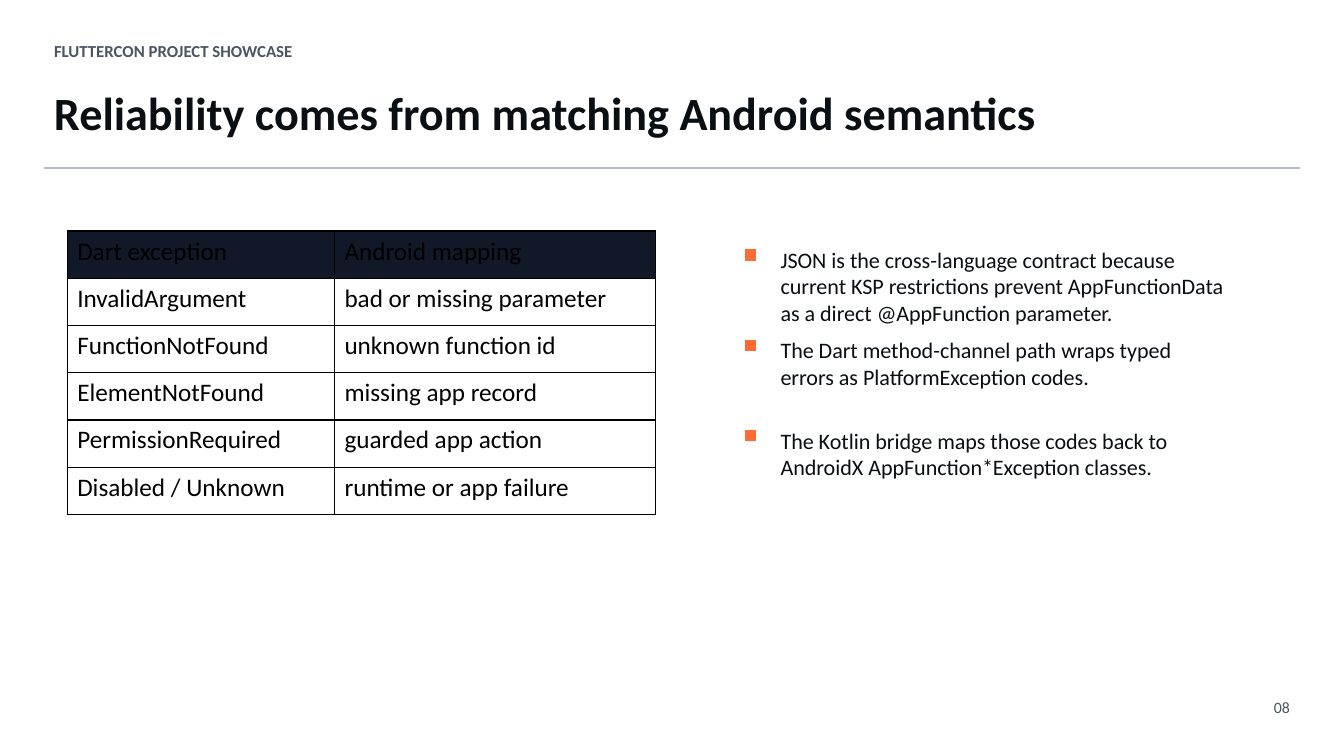
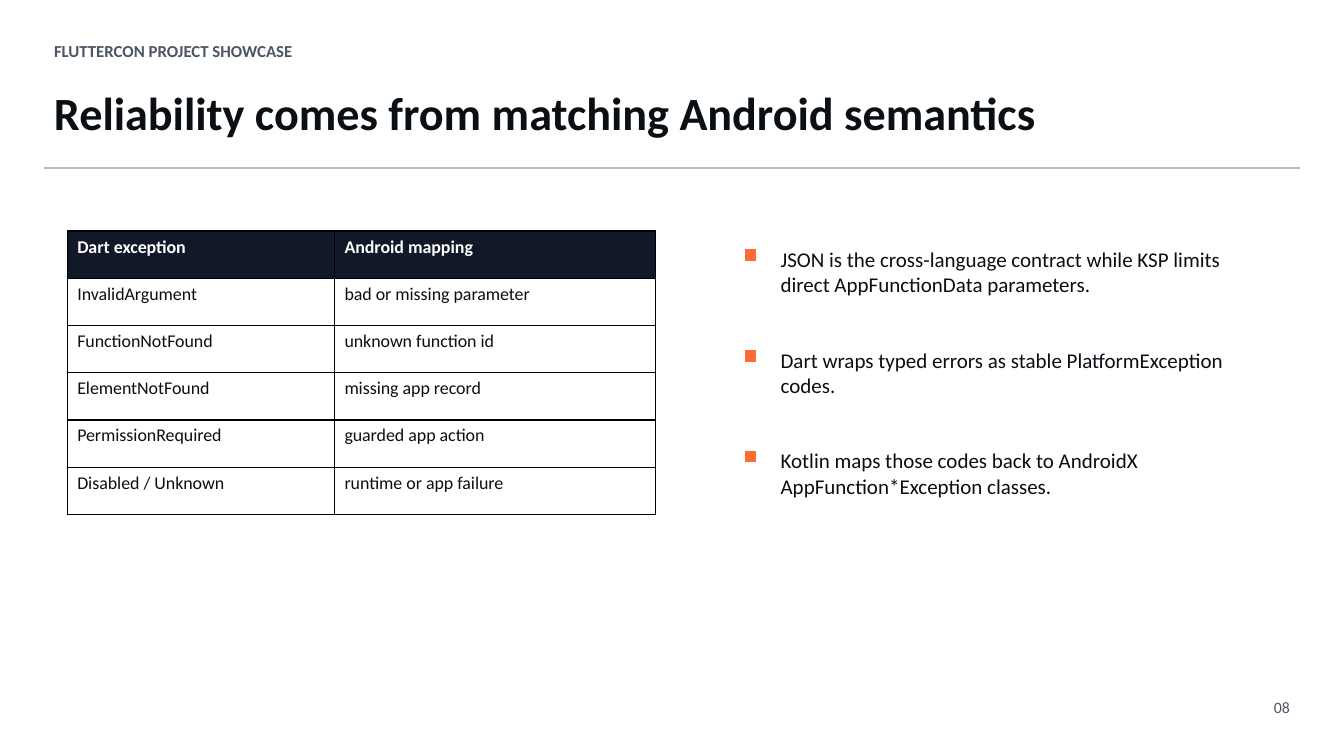
Before and after one commit to Mohitkoley/flutter_app_functions, a slide deck: slide 8 of outputs/fluttercon_flutter_app_functions_showcase.pptx. Drawn at 1344x756 pixels with LibreOffice and Linux fonts; fonts in the diff are those of the drawing. Boxes give left, top, right and bottom in pixels: in the first picture for what was removed or moved away, otherwise in the second. Text is boxed around its words. In the diff, an @@ line names an element or a change of style, - is before the commit and + after.

```diff
--- a/outputs/fluttercon_flutter_app_functions_showcase.pptx
+++ b/outputs/fluttercon_flutter_app_functions_showcase.pptx
@@ table at [68, 231, 655, 514] @@
@@ size 18 to 12.8 pt @@
@@ text colour #000000 to #FFFFFF, bold on in "Dart exception", "Android mapping" @@
@@ text colour #000000 to #0A0F14 in "InvalidArgument", "bad or missing parameter", "FunctionNotFound", "unknown function id" and 6 more places @@
@@ text at [781, 252, 1219, 296]: text changed; size 15.8 to 15 pt @@
-JSON is the cross-language contract because current KSP restrictions prevent AppFunctionData as a direct @AppFunction parameter.
+JSON is the cross-language contract while KSP limits direct AppFunctionData parameters.
@@ rectangle: place and size @@
-rectangle at [746, 341, 756, 351]
+rectangle at [746, 351, 756, 361]
@@ text at [781, 353, 1223, 393]: text changed; size 15.8 to 15 pt @@
-The Dart method-channel path wraps typed errors as PlatformException codes.
+Dart wraps typed errors as stable PlatformException codes.
@@ rectangle: place and size @@
-rectangle at [746, 431, 756, 441]
+rectangle at [746, 452, 756, 462]
@@ text at [781, 453, 1138, 498]: text changed; size 15.8 to 15 pt @@
-The Kotlin bridge maps those codes back to AndroidX AppFunction*Exception classes.
+Kotlin maps those codes back to AndroidX AppFunction*Exception classes.
```
Also in this commit, not shown: 2 other slides changed, 1 other file.
